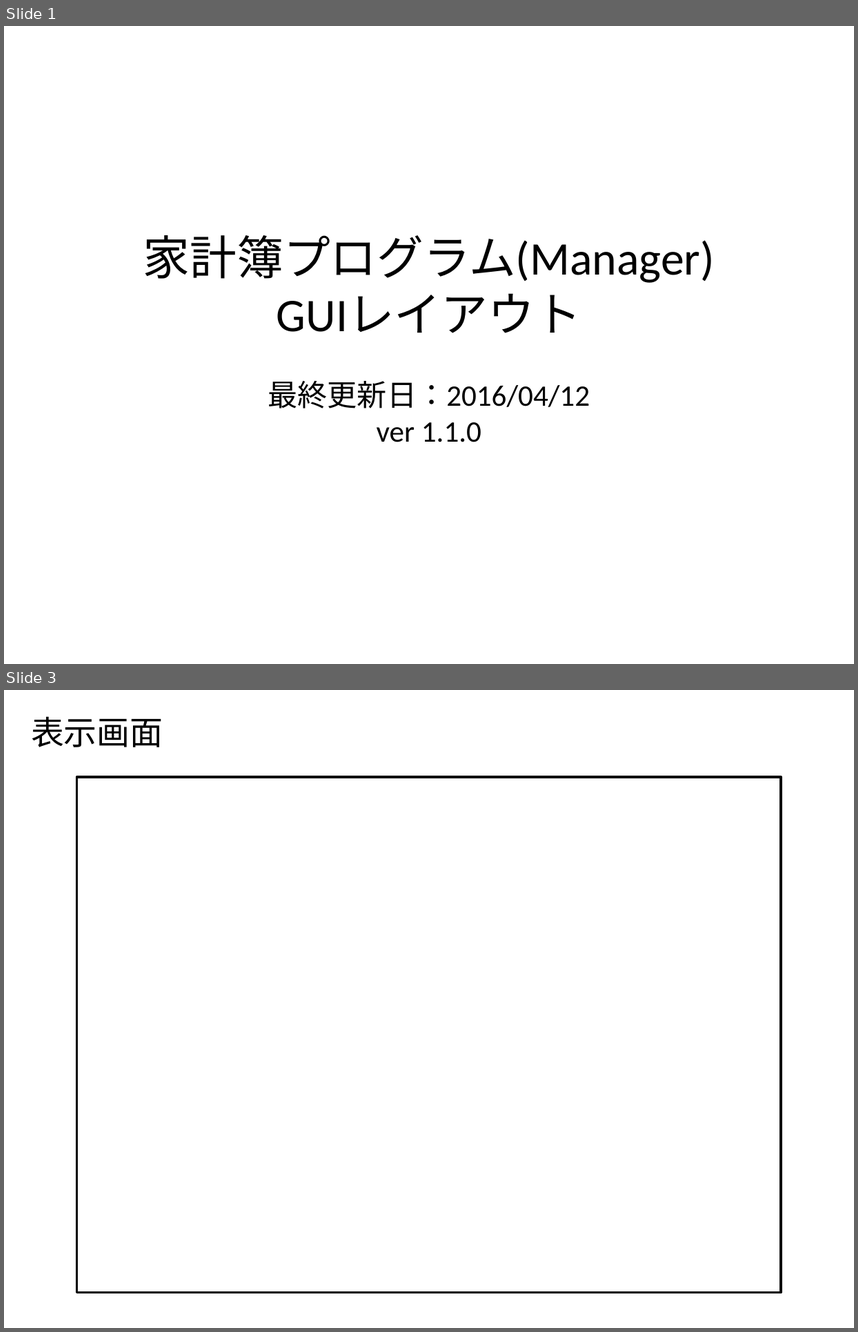
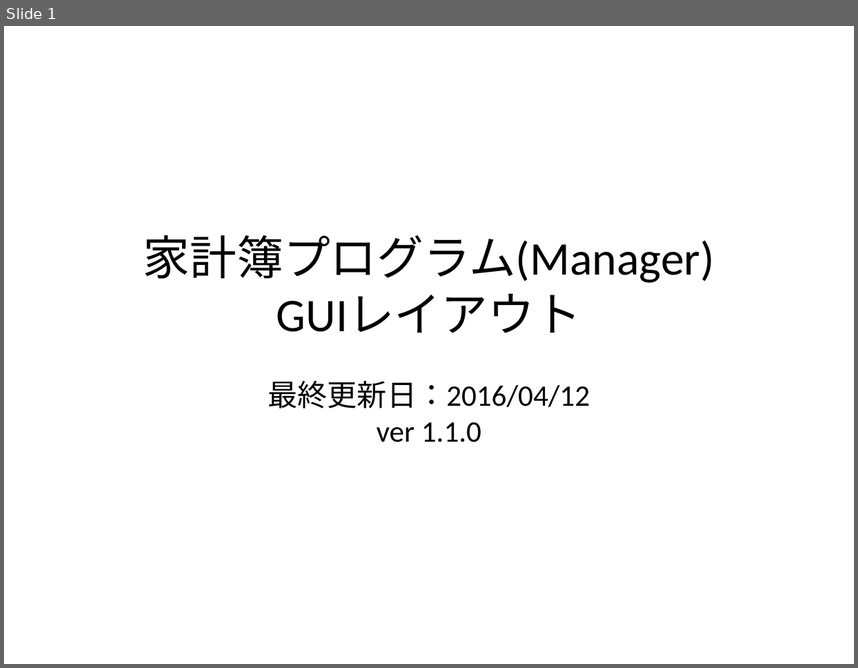
Before and after one commit to Leonis0813/chort, a slide deck: algieba/interface/ui.pptx. Shown one above the other, each under a label of ours: slides 1 and 3 before the commit, slide 1 after it; the slides between them are not shown. The pictures are 858x1332 and 858x668 pixels, drawn with LibreOffice and Linux fonts; fonts in the diff are those of the drawing. Boxes give left, top, right and bottom in pixels: in the first picture for what was removed or moved away, otherwise in the second. Text is boxed around its words. In the diff, an @@ line names an element or a change of style, - is before the commit and + after.

Commit message:
update web ui

```diff
--- a/algieba/interface/ui.pptx
+++ b/algieba/interface/ui.pptx
@@ slide 3 removed at bbox=[4, 690, 854, 1328], background #FFFFFF @@
@@ text removed at bbox=[31, 716, 163, 747] @@
-表示画面
@@ rectangle removed at bbox=[77, 777, 781, 1292] @@
```
Also in this commit, not shown: 1 slide changed.
